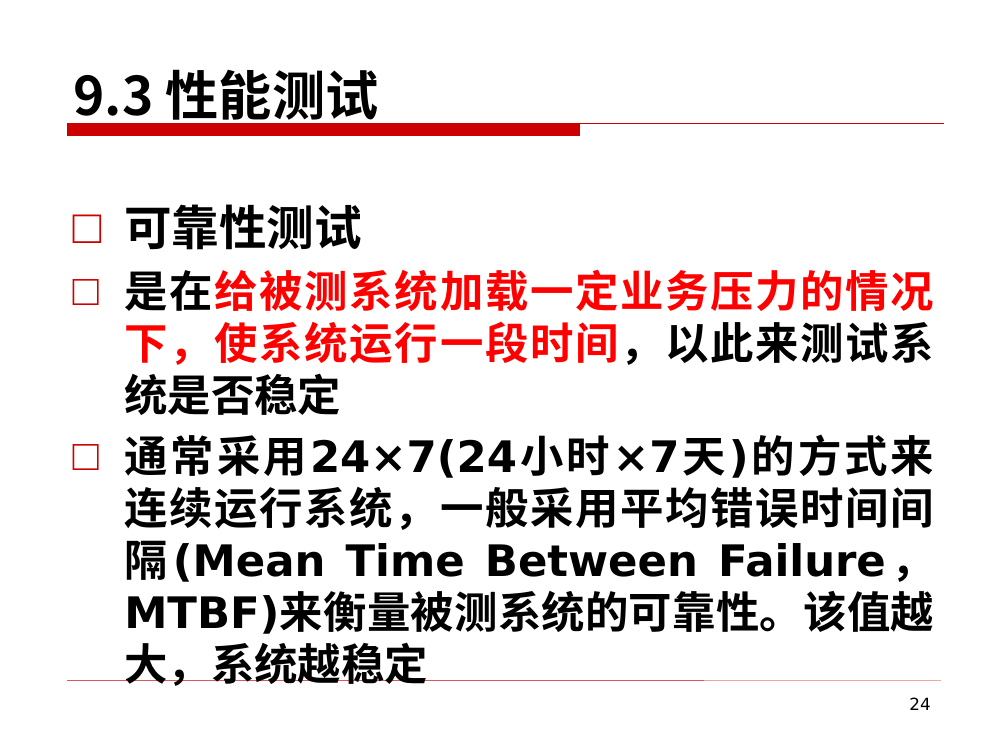
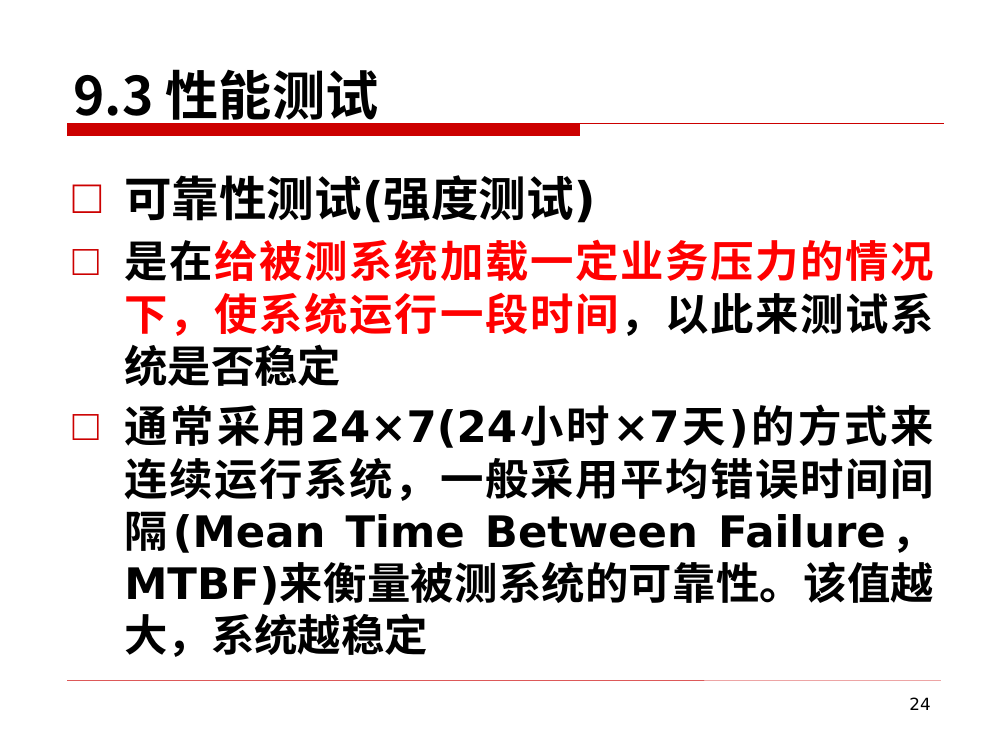
Before and after one commit to edu2act/course-foundation-software-tesing, a slide deck: slide 24 of PPT/第三部分 软件测试应用/9 系统测试.pptx. Drawn at 1008x756 pixels with LibreOffice and Linux fonts; fonts in the diff are those of the drawing; background and template pictures are left out. Boxes give left, top, right and bottom in pixels: in the first picture for what was removed or moved away, otherwise in the second. Text is boxed around its words. In the diff, an @@ line names an element or a change of style, - is before the commit and + after.

Commit message:
系统测试

```diff
--- a/PPT/第三部分 软件测试应用/9 系统测试.pptx
+++ b/PPT/第三部分 软件测试应用/9 系统测试.pptx
@@ text "可靠性测试(强度测试)": place and size @@
-text "可靠性测试(强度测试)" at (124,204,934,686)
+text "可靠性测试(强度测试)" at (124,175,934,657)
@@ text at (124,175,595,223): text changed @@
-□ 可靠性测试
+□ 可靠性测试(强度测试)
```
Also in this commit, not shown: 13 other slides changed, 1 slide removed, 1 other file.
